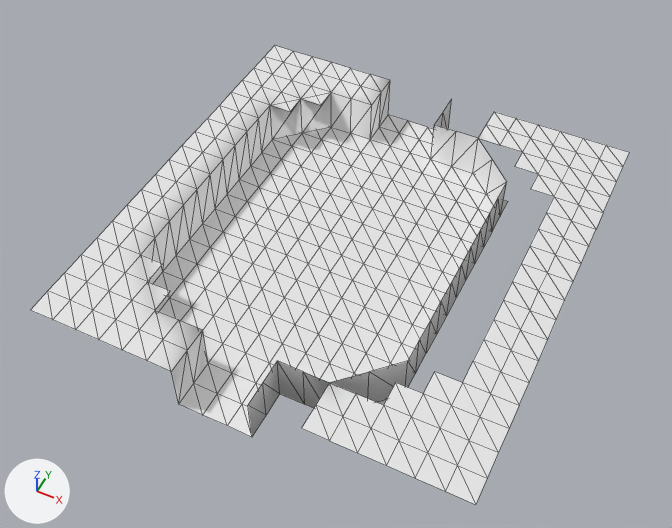
An edit to the OBJ model Ods217/Assets/Level_Data/lvl_PirateShip/Meshes/lvl2_PirateChillRoom.obj, drawn before and after from the same camera.
Rendered twice from a 50 mm lens placed at (11.2, -22.9, 28.0), pointed at (0.0, -0.5, 0.0). Lighting does not change. The marker at lower left points along +X, +Y and +Z. Mesh edges are drawn as thin lines. Where no turn or scale is listed for an object, it has been applied to the vertices. Vertices at the same position are counted once.

Before the edit, the objects in view are built like this:
```python
me_default = bpy.data.meshes.new('Default')
me_default.from_pydata(...)  # 387 vertices, 644 faces; spans x -8.0..9.0, y -9.0..9.0, z 0.0..2.0
ob_default = bpy.data.objects.new('Default', me_default)
ob_default.location = (0.0, 0.0, 0.0)
```
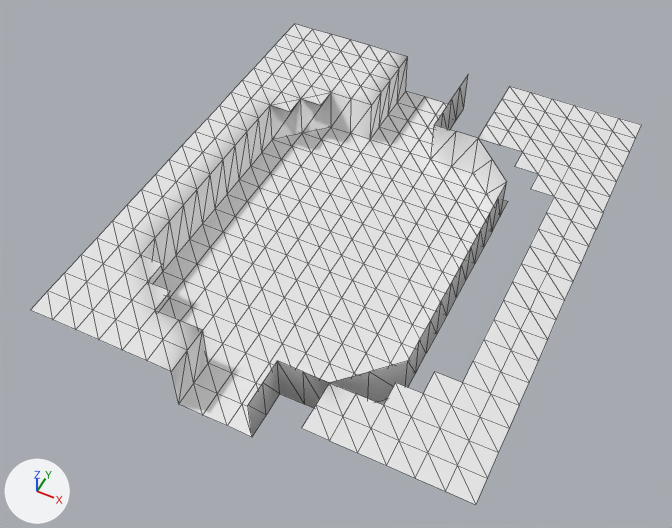
The change, as a list of edits to the scene's bpy script:
```text
Change me_default:
    used by ob_default; location = (0.0, 0.0, 0.0)
    remove me_default.from_pydata(...)  # 387 vertices, 644 faces; spans x -8.0..9.0, y -9.0..9.0, z 0.0..2.0
    add me_default.from_pydata(...)  # 425 vertices, 712 faces; spans x -8.0..9.0, y -9.0..11.0, z 0.0..2.0
    me_default part 1
    19 new vertices lie (0.0, 1.0, 0.0) away from vertices in x -8.0..9.0, y 9.0, z 0.0..2.0
    19 new vertices lie (0.0, 1.0, 0.0) away from vertices in x -8.0..9.0, y 10.0, z 0.0..2.0
    68 new faces join them
```

Where the change shows, as pixel boxes (x1, y1, x2, y2) in the pictures (672 x 528 px):
'Default', reshaped: before (31, 45, 629, 505); after (31, 24, 641, 505)
part 1 of me_default, added: after (275, 24, 641, 152)
